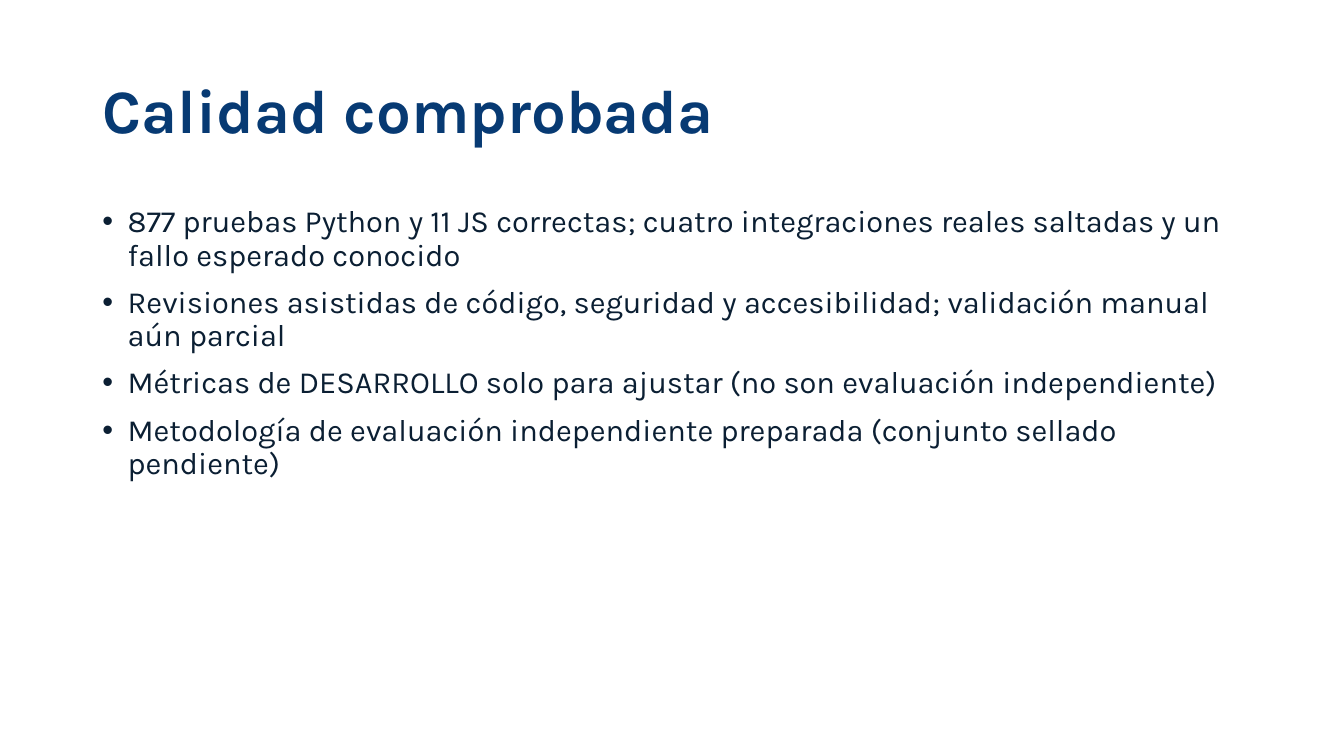
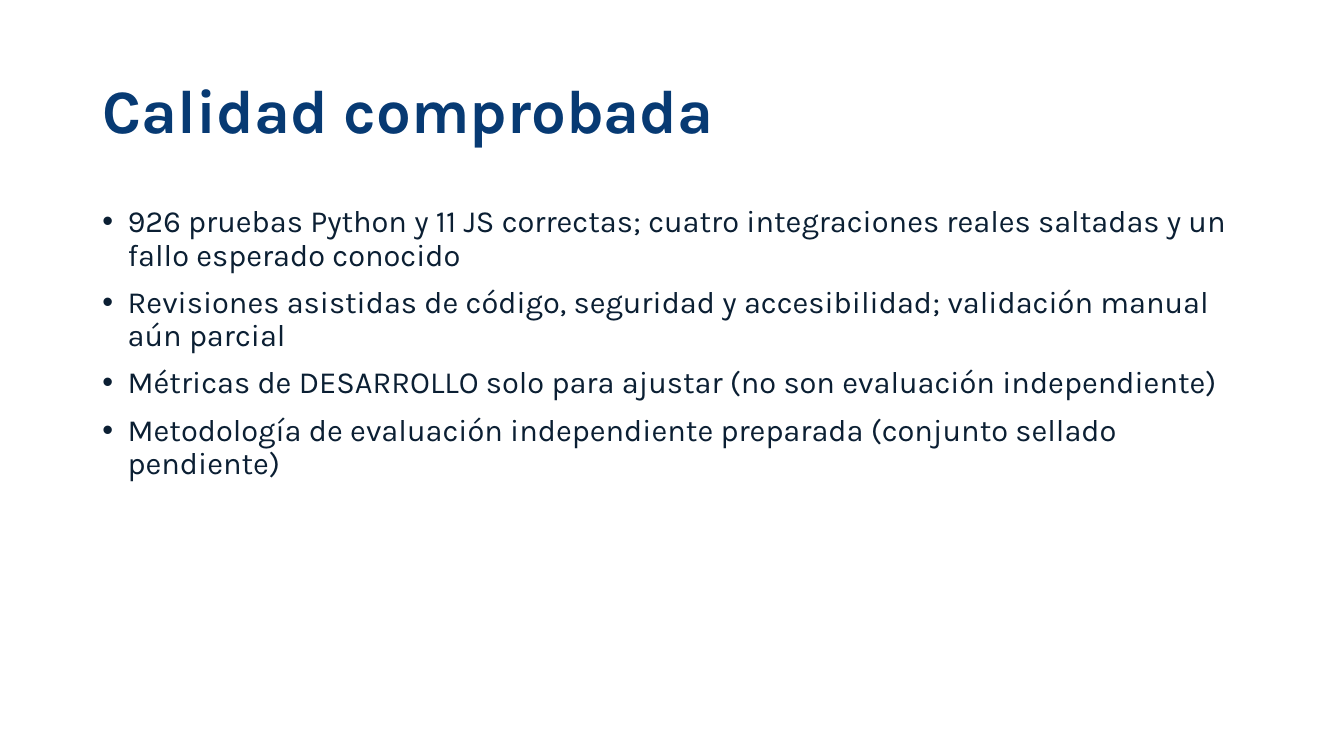
Before and after one commit to diegoalmajano/hackaton-finance-antifraude, a slide deck: slide 10 of docs/entrega/Presentacion_Asistente_Antifraude.pptx. Drawn at 1344x756 pixels with LibreOffice and Linux fonts; fonts in the diff are those of the drawing. Boxes give left, top, right and bottom in pixels: in the first picture for what was removed or moved away, otherwise in the second. Text is boxed around its words. In the diff, an @@ line names an element or a change of style, - is before the commit and + after.

```diff
--- a/docs/entrega/Presentacion_Asistente_Antifraude.pptx
+++ b/docs/entrega/Presentacion_Asistente_Antifraude.pptx
@@ text at [128, 211, 1225, 273]: text changed @@
-• 877 pruebas Python y 11 JS correctas; cuatro integraciones reales saltadas y un fallo esperado conocido
+• 926 pruebas Python y 11 JS correctas; cuatro integraciones reales saltadas y un fallo esperado conocido
```
Also in this commit, not shown: 3 other slides changed, 25 other files.
